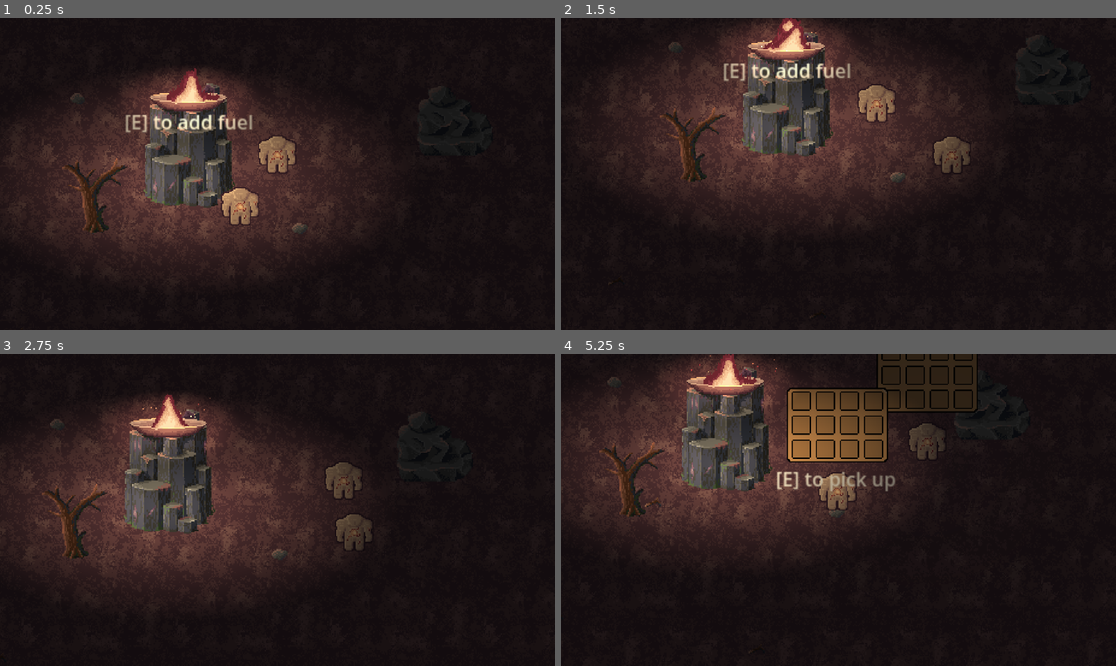
Above: before the commit, frames 1-4 (two rows, left to right).
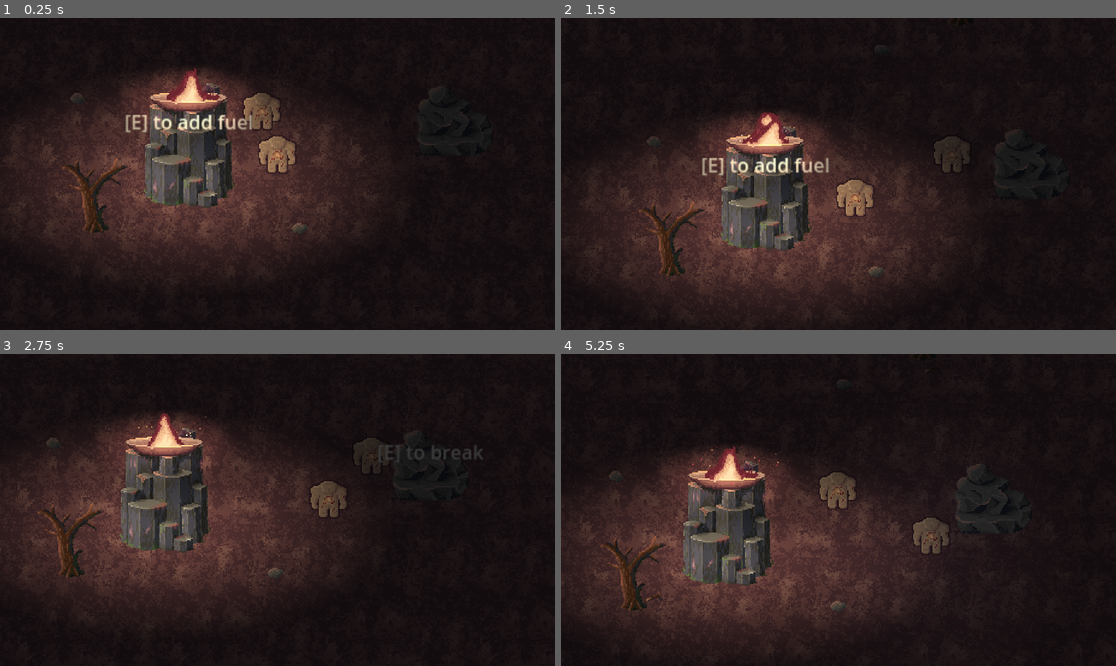
Above: after the commit, the same moments.

Repository: ShadowDragon5/eclipse
Game: Godot game, scene res://scenes/world.tscn
Two runs of this game, one before a commit and one after it. Both use one fixed random seed, a clock stepped at 60 frames per second and the inputs below.
Inputs (mouse positions are in pixels of both pictures, inside the frame that each line leads up to):
- Up to frame 1 (0.25 s): no input
- Up to frame 2 (1.5 s): move the mouse to (960, 158) at 0.52 s; hold Right (ui_right) 0.53-1.25 s; tap Tab (swap_body) at 0.6 s; click (960, 158) at 0.67 s; drag from (727, 189) to (777, 139) at 1.27 s
- Up to frame 3 (2.75 s): move the mouse to (333, 441) at 2.02 s; hold Right (ui_right) from 2.03 s (still down); tap Tab (swap_body) at 2.1 s
- Up to frame 4 (5.25 s): release Right (ui_right) at 2.75 s; drag from (810, 572) to (727, 506) at 2.77 s; move the mouse to (1005, 556) at 3.52 s; hold Left (ui_left) 3.53-4.25 s; hold E (interact) 3.53-4.25 s; tap Tab (swap_body) at 3.8, 5.1 s; tap I (open_inventory) at 4.15 s; drag from (672, 463) to (755, 432) at 4.27 s; move the mouse to (866, 510) at 5.02 s; hold Down (ui_down) from 5.03 s (still down); click (866, 510) at 5.17 s

The runs differ from the first frame. In frame 1, 1.1% of the frame differs, in the area x 39-51%, y 24-67%; in frame 2, 39%; in frame 3, 12%; in frame 4, 42%, in the area x 0-84%, y 0-98%.

Commit message:
Updated inventory to be seperate
updated inventory to be separate for each player scene, but couldn't make it dynamic size according to inventory size :'( that was like couple of hours

Diff:
--- a/inventory/Inv_ui.gd
+++ b/inventory/Inv_ui.gd
@@ -1,11 +1,12 @@
 extends Control
 
-@onready var inv: Inv = preload("res://inventory/playerInv.tres")
+var inv: Inv
 @onready var slots: Array = $NinePatchRect/GridContainer.get_children()
 
 var is_open = false
 
 func _ready():
+	inv = get_parent().inv
 	inv.update.connect(update_slots)
 	update_slots()
 	close()
@@ -14,12 +15,11 @@
 	for i in range(min(inv.slots.size(),slots.size())):
 		slots[i].update(inv.slots[i])
 
-func _process(delta):
-	if Input.is_action_just_pressed("open_inventory"):
-		if is_open:
-			close()
-		else:
-			open()
+func open_input():
+	if is_open:
+		close()
+	else:
+		open()
 
 func open():
 	visible = true
--- a/inventory/inv_ui.tscn
+++ b/inventory/inv_ui.tscn
@@ -5,15 +5,18 @@
 [ext_resource type="PackedScene" uid="uid://mhikghkq6el8" path="res://inventory/inv_ui_slot.tscn" id="3_4kchi"]
 
 [node name="Inv_ui" type="Control"]
-custom_minimum_size = Vector2(84, 62)
+custom_minimum_size = Vector2(68, 48)
 layout_mode = 3
 anchors_preset = 0
+offset_right = 68.0
+offset_bottom = 48.0
 script = ExtResource("1_qknhu")
 
 [node name="NinePatchRect" type="NinePatchRect" parent="."]
+custom_minimum_size = Vector2(68, 48)
 layout_mode = 0
-offset_right = 84.0
-offset_bottom = 62.0
+offset_right = 68.0
+offset_bottom = 48.0
 texture = ExtResource("2_1ko23")
 patch_margin_left = 6
 patch_margin_top = 6
@@ -21,19 +24,20 @@
 patch_margin_bottom = 6
 
 [node name="GridContainer" type="GridContainer" parent="NinePatchRect"]
+custom_minimum_size = Vector2(56, 36)
 layout_mode = 1
 anchors_preset = 8
 anchor_left = 0.5
 anchor_top = 0.5
 anchor_right = 0.5
 anchor_bottom = 0.5
-offset_left = -38.0
-offset_top = -28.0
-offset_right = 38.0
-offset_bottom = 28.0
+offset_left = -28.0
+offset_top = -18.0
+offset_right = 28.0
+offset_bottom = 18.0
 grow_horizontal = 2
 grow_vertical = 2
-columns = 4
+columns = 3
 
 [node name="inv_UI_slot1" parent="NinePatchRect/GridContainer" instance=ExtResource("3_4kchi")]
 layout_mode = 2
@@ -52,21 +56,3 @@
 
 [node name="inv_UI_slot6" parent="NinePatchRect/GridContainer" instance=ExtResource("3_4kchi")]
 layout_mode = 2
-
-[node name="inv_UI_slot7" parent="NinePatchRect/GridContainer" instance=ExtResource("3_4kchi")]
-layout_mode = 2
-
-[node name="inv_UI_slot8" parent="NinePatchRect/GridContainer" instance=ExtResource("3_4kchi")]
-layout_mode = 2
-
-[node name="inv_UI_slot9" parent="NinePatchRect/GridContainer" instance=ExtResource("3_4kchi")]
-layout_mode = 2
-
-[node name="inv_UI_slot10" parent="NinePatchRect/GridContainer" instance=ExtResource("3_4kchi")]
-layout_mode = 2
-
-[node name="inv_UI_slot11" parent="NinePatchRect/GridContainer" instance=ExtResource("3_4kchi")]
-layout_mode = 2
-
-[node name="inv_UI_slot12" parent="NinePatchRect/GridContainer" instance=ExtResource("3_4kchi")]
-layout_mode = 2
--- a/project.godot
+++ b/project.godot
@@ -19,6 +19,7 @@
 
 InteractionManager="*res://interactioin/InteractionManager.tscn"
 CameraTransition="*res://scenes/camera_transition.tscn"
+Globals="*res://scripts/Globals.gd"
 
 [editor_plugins]
 
--- a/scenes/objects/player.tscn
+++ b/scenes/objects/player.tscn
@@ -1,8 +1,17 @@
-[gd_scene load_steps=7 format=3 uid="uid://do75wfv0w21ve"]
+[gd_scene load_steps=10 format=3 uid="uid://do75wfv0w21ve"]
 
 [ext_resource type="Script" path="res://scripts/player.gd" id="1_h3a73"]
 [ext_resource type="Texture2D" uid="uid://cpv50atu3erv7" path="res://assets/sprites/player.png" id="1_nl0nw"]
-[ext_resource type="PackedScene" uid="uid://va25n701vsg0" path="res://inventory/inv_ui.tscn" id="3_qegtv"]
+[ext_resource type="Script" path="res://inventory/inventory.gd" id="2_yxy77"]
+[ext_resource type="Script" path="res://inventory/inv_slot.gd" id="3_5b88h"]
+
+[sub_resource type="Resource" id="Resource_owap7"]
+script = ExtResource("3_5b88h")
+amount = 0
+
+[sub_resource type="Resource" id="Resource_alrmt"]
+script = ExtResource("2_yxy77")
+slots = Array[ExtResource("3_5b88h")]([SubResource("Resource_owap7")])
 
 [sub_resource type="CapsuleShape2D" id="CapsuleShape2D_77lb4"]
 radius = 4.0
@@ -20,6 +29,7 @@
 [node name="player" type="CharacterBody2D" groups=["player"]]
 collision_layer = 2
 script = ExtResource("1_h3a73")
+inv = SubResource("Resource_alrmt")
 
 [node name="Sprite2D" type="Sprite2D" parent="."]
 texture_filter = 1
@@ -57,17 +67,10 @@
 drag_horizontal_enabled = true
 drag_vertical_enabled = true
 
-[node name="Inv_ui" parent="." instance=ExtResource("3_qegtv")]
-visible = false
-offset_left = -42.0
-offset_top = -102.0
-offset_right = 42.0
-offset_bottom = -40.0
-
 [node name="PointLight2D" type="PointLight2D" parent="."]
 position = Vector2(0, -4)
 scale = Vector2(2.5, 2.5)
 color = Color(0.431373, 0.431373, 0.427451, 0)
-energy = 0.75
+energy = 4.0
 texture = SubResource("GradientTexture2D_i4thr")
 texture_scale = 1.6
--- a/scenes/world.tscn
+++ b/scenes/world.tscn
@@ -42,16 +42,7 @@
 
 [node name="player" parent="." instance=ExtResource("1_s6c5f")]
 position = Vector2(74, -5)
-max_speed = 150
-accel = 350
-friction = 250
 inv = ExtResource("2_tvmd2")
-
-[node name="player2" parent="." instance=ExtResource("1_s6c5f")]
-position = Vector2(43, 38)
-max_speed = 150
-accel = 350
-friction = 250
 
 [node name="Background" type="TileMap" parent="."]
 z_index = -1
@@ -95,3 +86,6 @@
 pebble_to = 0.15
 boulder_from = 0.01
 boulder_to = 0.05
+
+[node name="player2" parent="." instance=ExtResource("1_s6c5f")]
+position = Vector2(61, -41)
--- /dev/null
+++ b/scripts/Globals.gd
@@ -0,0 +1,3 @@
+extends Node
+
+var player
--- a/scripts/boulder.gd
+++ b/scripts/boulder.gd
@@ -1,7 +1,6 @@
 extends StaticBody2D
 
 @onready var interaction_area: InteractionArea = $InteractionArea
-@onready var player = get_tree().get_first_node_in_group("player")
 
 @export var item: InvItem
 
@@ -15,7 +14,7 @@
 	interaction_area.interact = Callable(self, "_on_interact")
 
 func _on_interact():
-	if player.has_pick():
+	if Globals.get("player").has_pick():
 		if durability > 0:
 			drop_pebble()
 			durability -= 1
--- a/scripts/branch_collectable.gd
+++ b/scripts/branch_collectable.gd
@@ -1,7 +1,6 @@
 extends StaticBody2D
 
 @onready var interaction_area: InteractionArea = $InteractionArea
-@onready var player = get_tree().get_first_node_in_group("player")
 
 @export var item: InvItem
 
@@ -15,4 +14,4 @@
 		self.queue_free()
 
 func playerCollect():
-	player.collect(item)
+	Globals.get("player").collect(item)
--- a/scripts/brazier.gd
+++ b/scripts/brazier.gd
@@ -1,6 +1,5 @@
 extends StaticBody2D
 
-@onready var player = get_tree().get_first_node_in_group("player")
 @onready var interaction_area: InteractionArea = $InteractionArea
 @onready var burn_time: Timer = $Timer
 
@@ -23,9 +22,9 @@
 
 
 func _add_fuel():
-	if player.has_item(accaptable_fuel):
+	if Globals.get("player").has_item(accaptable_fuel):
 		burn_time.start(burn_time.get_time_left() + fuel_time)
-		player.remove_item(accaptable_fuel)
+		Globals.get("player").remove_item(accaptable_fuel)
 	else:
 		print("no fuel in inventory")
 	print(burn_time.get_time_left())
--- a/scripts/dead_tree.gd
+++ b/scripts/dead_tree.gd
@@ -1,7 +1,6 @@
 extends Node2D
 
 @onready var interaction_area: InteractionArea = $InteractionArea
-@onready var player = get_tree().get_first_node_in_group("player")
 
 @export var item: InvItem
 @export var max_branches = 6
@@ -22,7 +21,7 @@
 	drop_branch()
 
 func _on_interact():
-	if player.has_axe():
+	if Globals.get("player").has_axe():
 		for i in range(0,randi_range(6,13)):
 			drop_branch()
 			self.queue_free()
--- a/scripts/interaction_manager.gd
+++ b/scripts/interaction_manager.gd
@@ -1,7 +1,6 @@
 extends Node2D
 
 
-@onready var player = get_tree().get_first_node_in_group("player")
 @onready var label = $Label
 
 
@@ -28,8 +27,8 @@
 		label.hide()
 
 func _sort_by_distance_to_player(area1, area2):
-	var area1_to_palyer = player.global_position.distance_to(area1.global_position)
-	var area2_to_palyer = player.global_position.distance_to(area2.global_position)
+	var area1_to_palyer = Globals.get("player").global_position.distance_to(area1.global_position)
+	var area2_to_palyer = Globals.get("player").global_position.distance_to(area2.global_position)
 	return area1_to_palyer < area2_to_palyer
 
 func _input(event):
--- a/scripts/pebble_collectable.gd
+++ b/scripts/pebble_collectable.gd
@@ -1,7 +1,6 @@
 extends Node2D
 
 @onready var interaction_area: InteractionArea = $InteractionArea
-@onready var player = get_tree().get_first_node_in_group("player")
 
 @export var item: InvItem
 
@@ -16,4 +15,4 @@
 		self.queue_free()
 
 func playerCollect():
-	player.collect(item)
+	Globals.get("player").collect(item)
--- a/scripts/player.gd
+++ b/scripts/player.gd
@@ -1,8 +1,9 @@
 extends CharacterBody2D
 
-@export var max_speed = 400
-@export var accel = 1500
-@export var friction = 600
+@export var max_speed = 150
+@export var accel = 350
+@export var friction = 250
+@export var inventory_size:int = 6
 
 @export var inv: Inv
 
@@ -21,12 +22,25 @@
 var input = Vector2.ZERO
 
 var pick = false
-var axe = true
+var axe = false
 
 func _ready():
+	inv = Inv.new()
+
+	inv.slots = []
+	for i in inventory_size:
+		inv.slots.append(InvSlot.new())
+
+	var invnode = preload("res://inventory/inv_ui.tscn").instantiate()
+	invnode.position.x = -34
+	invnode.position.y = -82
+
+	add_child(invnode)
+
 	bodies.append(self)
 	if current_body == null:
 		current_body = self
+		Globals.set("player",self)
 		$Camera2D.make_current()
 	burn_health = max_burn_health
 	shadow_health = max_shadow_health
@@ -40,21 +54,30 @@
 		if Input.is_action_just_pressed("swap_body") && !swapping:
 			print("pressed swap body")
 			swapping = true
-			swap_body()
+			if !swap_body():
+				print("need more bodies to swap")
 			return
 		if Input.is_action_just_released("swap_body"):
 			swapping = false
+		if Input.is_action_just_pressed("open_inventory"):
+			$Inv_ui.open_input()
 		player_movement(delta)
 		shadow_vision()
 
 	#print("health " + str(burn_health) + " shadow " + str(shadow_health))
 
-func swap_body():
+func swap_body(): # TODO polish camera swap
+	if bodies.size() < 2:
+		return false
 	if current_body == self:
 		var curr_id = bodies.find(self)
 		current_body = bodies[(curr_id+1) % bodies.size()]
+		$Inv_ui.close()		#close inventory
+		Globals.set("player",current_body)
 		$PointLight2D.color.a = 0
+		velocity = Vector2.ZERO
 		CameraTransition.transition_camera2D($Camera2D,current_body.get_node("Camera2D"))
+	return true
 
 func shadow_vision():
 	$PointLight2D.color.a = 1 - (shadow_health/max_shadow_health)
@@ -70,7 +93,14 @@
 		lose_body()
 
 func lose_body():
-	print("body gone")
+	inv.drop_all(self,global_position.x,global_position.y,24)
+	if swap_body():
+		bodies.erase(self)
+		self.queue_free()
+		return
+	game_over()
+
+func game_over():
 	pass
 
 func get_input():
